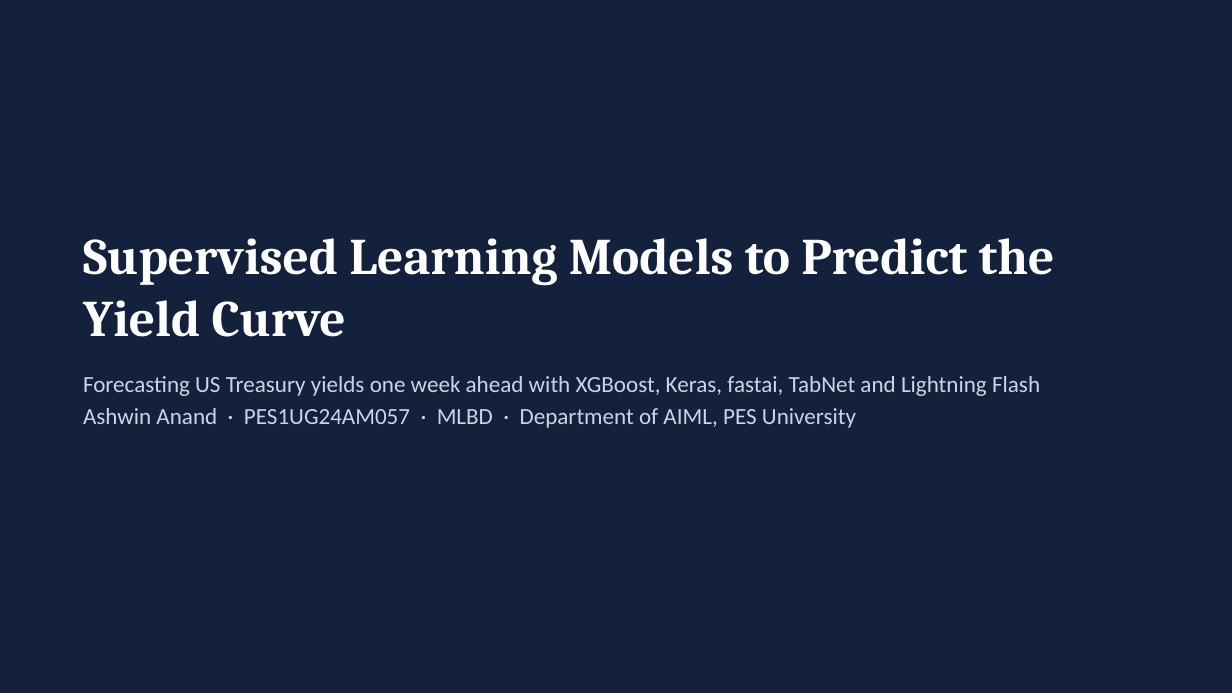
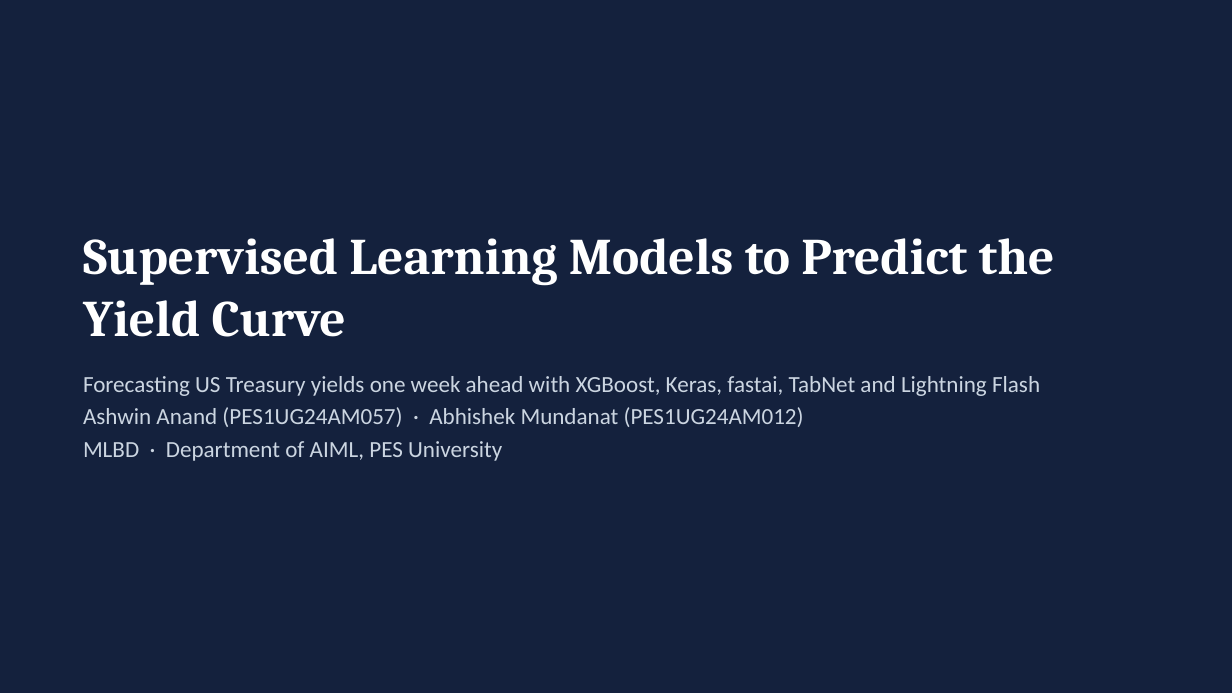
Before and after one commit to ASHWINANAND19/yield-curve-prediction, a slide deck: slide 1 of presentation/yield_curve_prediction.pptx. Drawn at 1232x693 pixels with LibreOffice and Linux fonts; fonts in the diff are those of the drawing. Boxes give left, top, right and bottom in pixels: in the first picture for what was removed or moved away, otherwise in the second. Text is boxed around its words. In the diff, an @@ line names an element or a change of style, - is before the commit and + after.

Commit message:
Add project partner Abhishek Mundanat to report, slides and README

```diff
--- a/presentation/yield_curve_prediction.pptx
+++ b/presentation/yield_curve_prediction.pptx
@@ text at box(83, 407, 804, 461): text changed @@
-Ashwin Anand · PES1UG24AM057 · MLBD · Department of AIML, PES University
+Ashwin Anand (PES1UG24AM057) · Abhishek Mundanat (PES1UG24AM012)
+MLBD · Department of AIML, PES University
```
Also in this commit, not shown: 3 other files.
